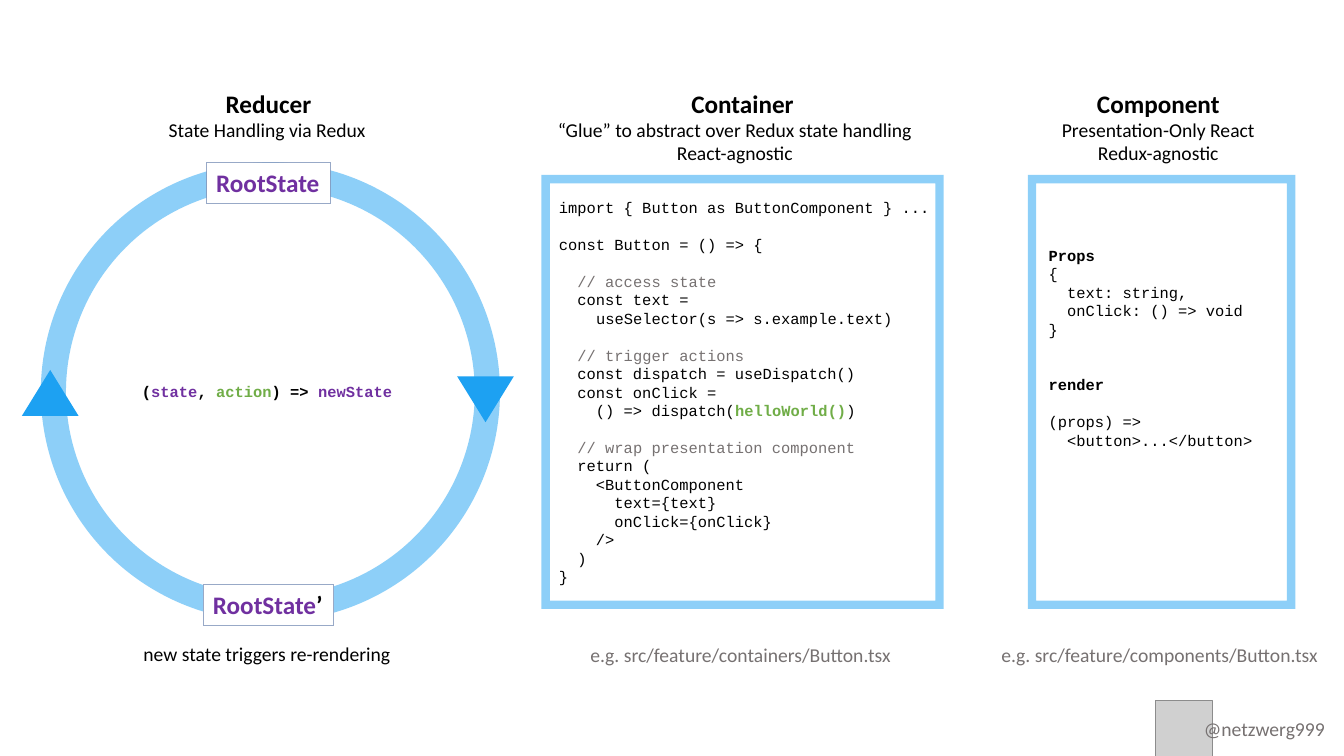
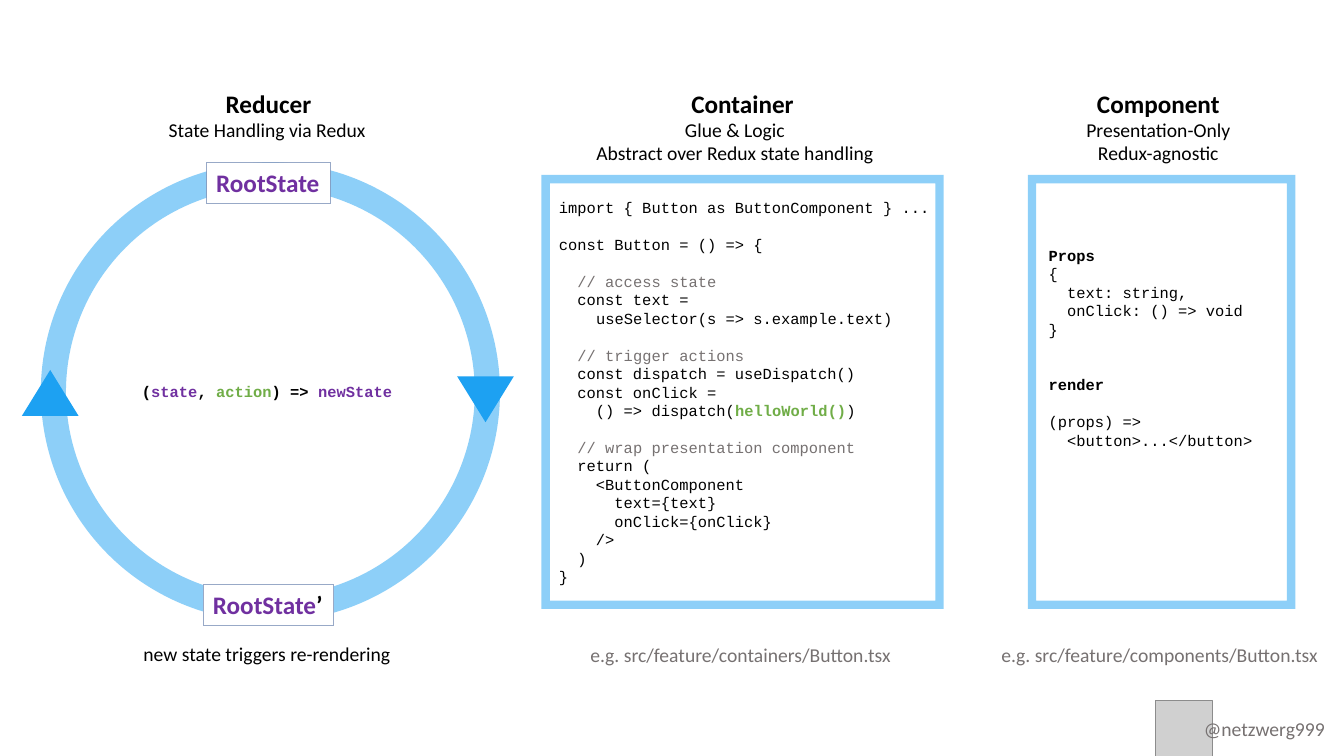
Before and after one commit to netzwerg/react-you-do-you, a slide deck: slide 1 of docs/container-vs-component.pptx. Drawn at 1344x756 pixels with LibreOffice and Linux fonts; fonts in the diff are those of the drawing; grey boxes stand for pictures. Boxes give left, top, right and bottom in pixels: in the first picture for what was removed or moved away, otherwise in the second. Text is boxed around its words. In the diff, an @@ line names an element or a change of style, - is before the commit and + after.

Commit message:
#15: Container comps are not react-agnostic

```diff
--- a/docs/container-vs-component.pptx
+++ b/docs/container-vs-component.pptx
@@ text at (596, 123, 873, 164): text changed @@
-“Glue” to abstract over Redux state handling
-React-agnostic
+Glue & Logic
+Abstract over Redux state handling
@@ text at (1086, 123, 1230, 164): text changed @@
-Presentation-Only React
-Redux-agnostic
+Presentation-Only
+Redux-agnostic
```
Also in this commit, not shown: 1 other file.
